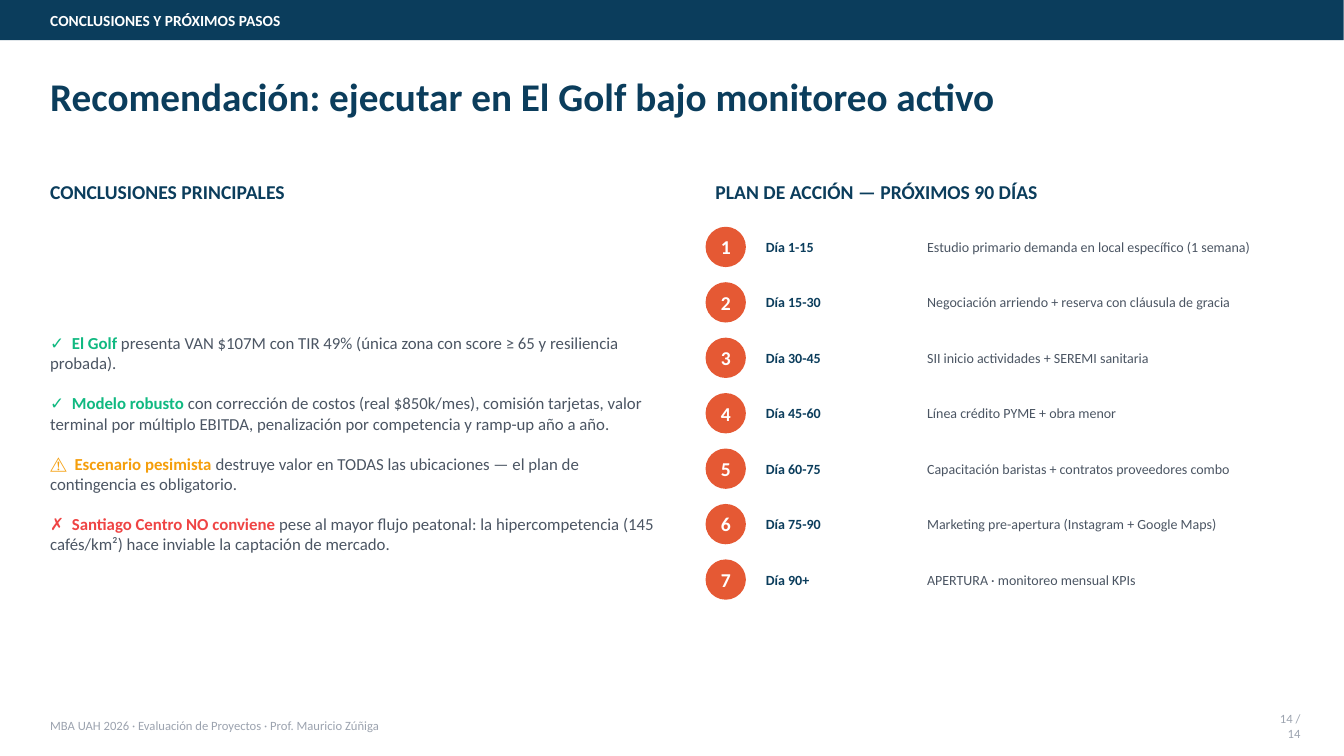
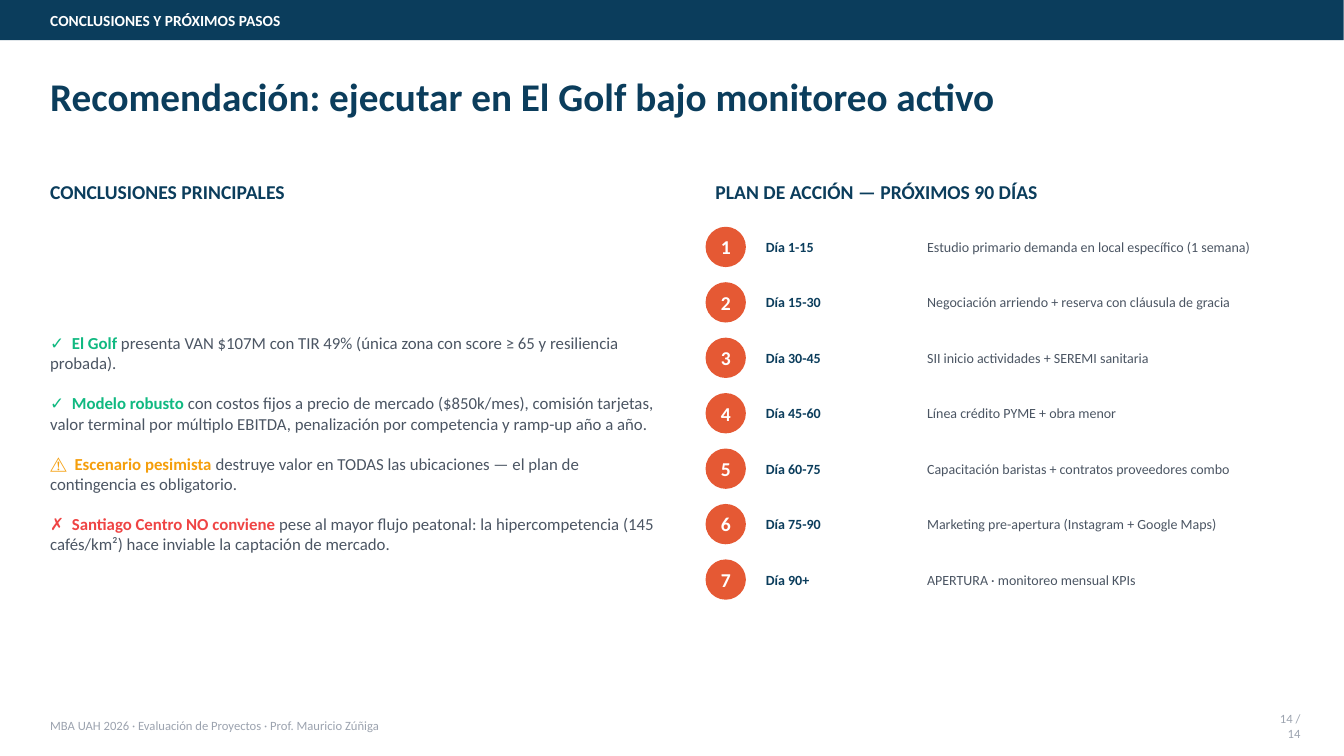
Before and after one commit to mat1dtsc/agente-evaluacion-proyectos, a slide deck: slide 14 of public/exports/Pitch_Cafe_Combo_RM.pptx. Drawn at 1344x756 pixels with LibreOffice and Linux fonts; fonts in the diff are those of the drawing. Boxes give left, top, right and bottom in pixels: in the first picture for what was removed or moved away, otherwise in the second. Text is boxed around its words. In the diff, an @@ line names an element or a change of style, - is before the commit and + after.

```diff
--- a/public/exports/Pitch_Cafe_Combo_RM.pptx
+++ b/public/exports/Pitch_Cafe_Combo_RM.pptx
@@ text at bbox=[50, 337, 654, 553]: text changed @@
-✓ El Golf presenta VAN $107M con TIR 49% (única zona con score ≥ 65 y resiliencia probada).
-✓ Modelo robusto con corrección de costos (real $850k/mes), comisión tarjetas, valor terminal por múltiplo EBITDA, penalización por competencia y ramp-up año a año.
-⚠ Escenario pesimista destruye valor en TODAS las ubicaciones — el plan de contingencia es obligatorio.
-✗ Santiago Centro NO conviene pese al mayor flujo peatonal: la hipercompetencia (145 cafés/km²) hace inviable la captación de mercado.
+✓ El Golf presenta VAN $107M con TIR 49% (única zona con score ≥ 65 y resiliencia probada).
+✓ Modelo robusto con costos fijos a precio de mercado ($850k/mes), comisión tarjetas, valor terminal por múltiplo EBITDA, penalización por competencia y ramp-up año a año.
+⚠ Escenario pesimista destruye valor en TODAS las ubicaciones — el plan de contingencia es obligatorio.
+✗ Santiago Centro NO conviene pese al mayor flujo peatonal: la hipercompetencia (145 cafés/km²) hace inviable la captación de mercado.
```
Also in this commit, not shown: 1 other slide changed, 7 other files.
